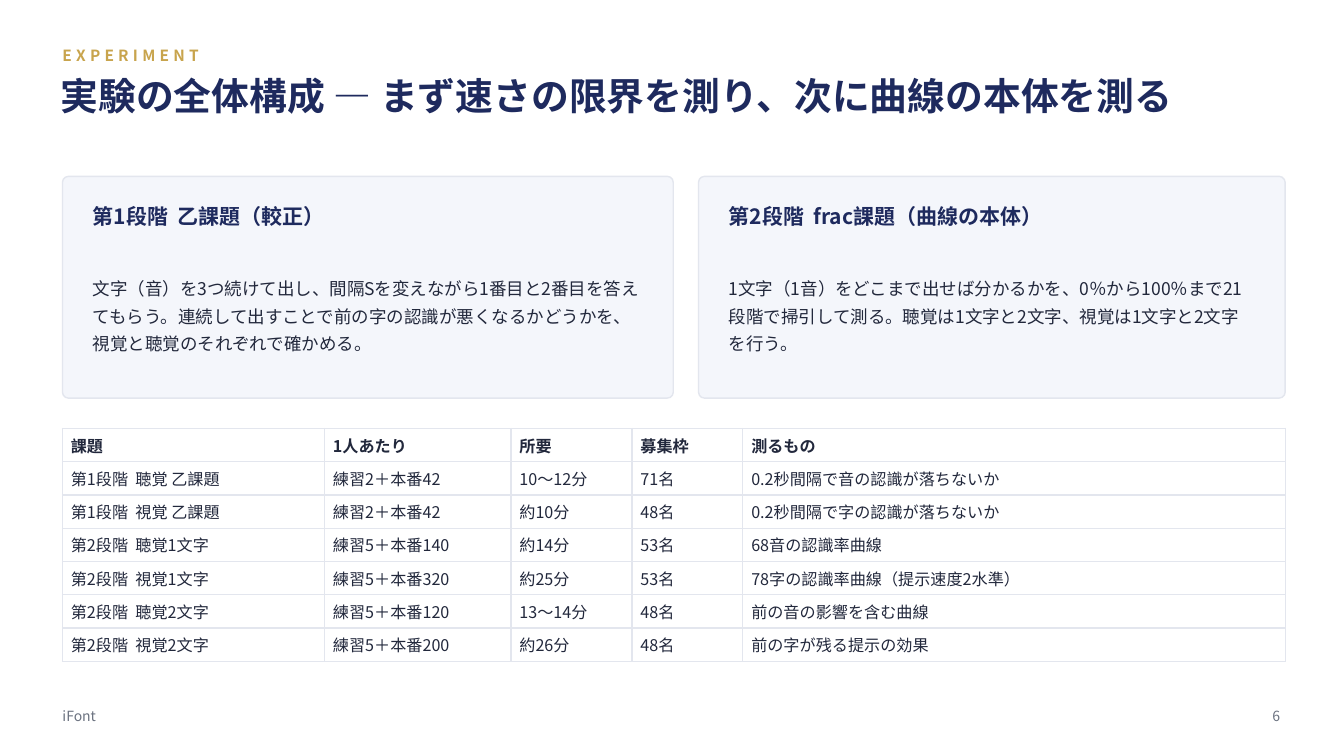
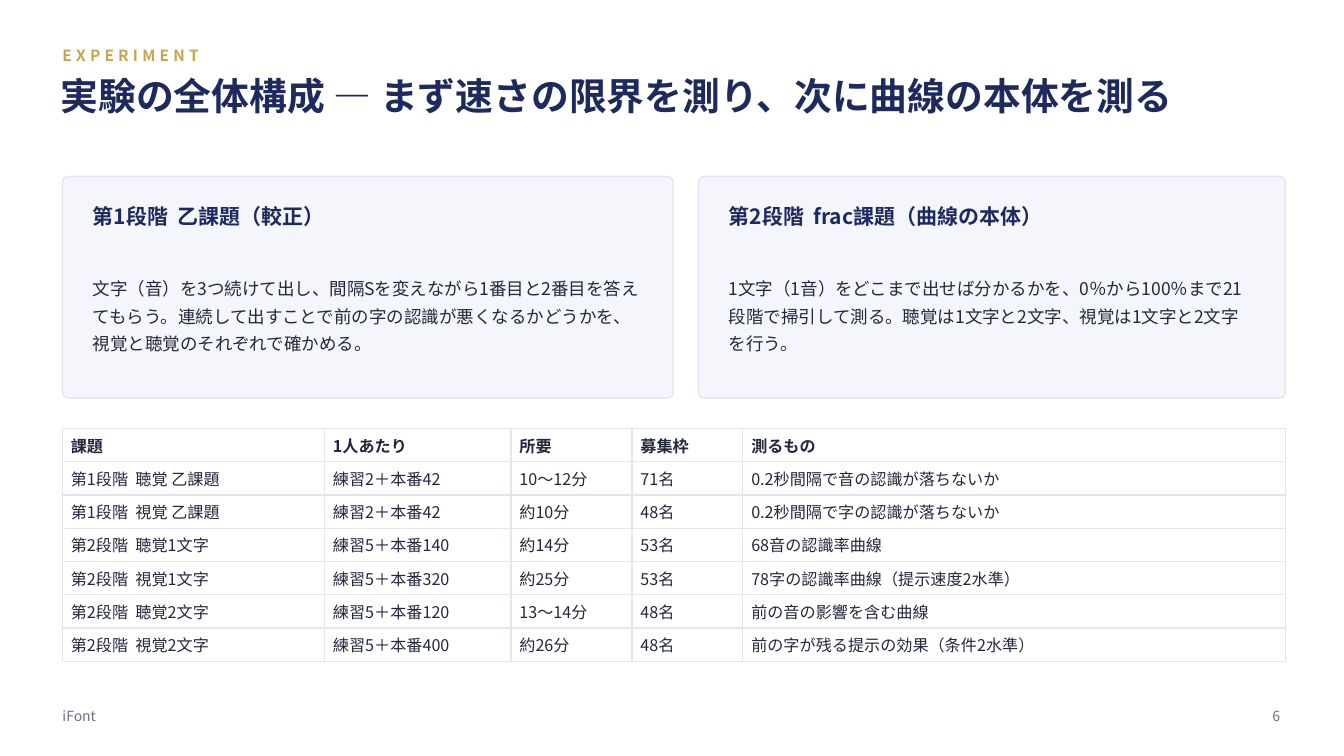
Before and after one commit to g19922ma/iFont, a slide deck: slide 7 of project/slides/iFont_全体像と現状_260804.pptx. Drawn at 1344x756 pixels with LibreOffice and Linux fonts; fonts in the diff are those of the drawing. Boxes give left, top, right and bottom in pixels: in the first picture for what was removed or moved away, otherwise in the second. Text is boxed around its words. In the diff, an @@ line names an element or a change of style, - is before the commit and + after.

Commit message:
配信URLを独自ドメインに訂正し、スライドの視覚2文字の試行数を400に修正
- PRODUCTION.md: 正式な配信先は https://unryu.org/iFont/ である。qurihara.github.io は
  301で http://unryu.org へ転送されるため、参加者への案内は転送をはさまない https の形にする。
- スライド: 実験構成の表で視覚2文字を本番200としていたのを400(条件2水準)に修正。

```diff
--- a/project/slides/iFont_全体像と現状_260804.pptx
+++ b/project/slides/iFont_全体像と現状_260804.pptx
@@ table at [63, 429, 1286, 657] @@
-row 7, column 2: 練習5＋本番200
+row 7, column 2: 練習5＋本番400
-row 7, column 5: 前の字が残る提示の効果
+row 7, column 5: 前の字が残る提示の効果（条件2水準）
```
Also in this commit, not shown: 2 other files.
